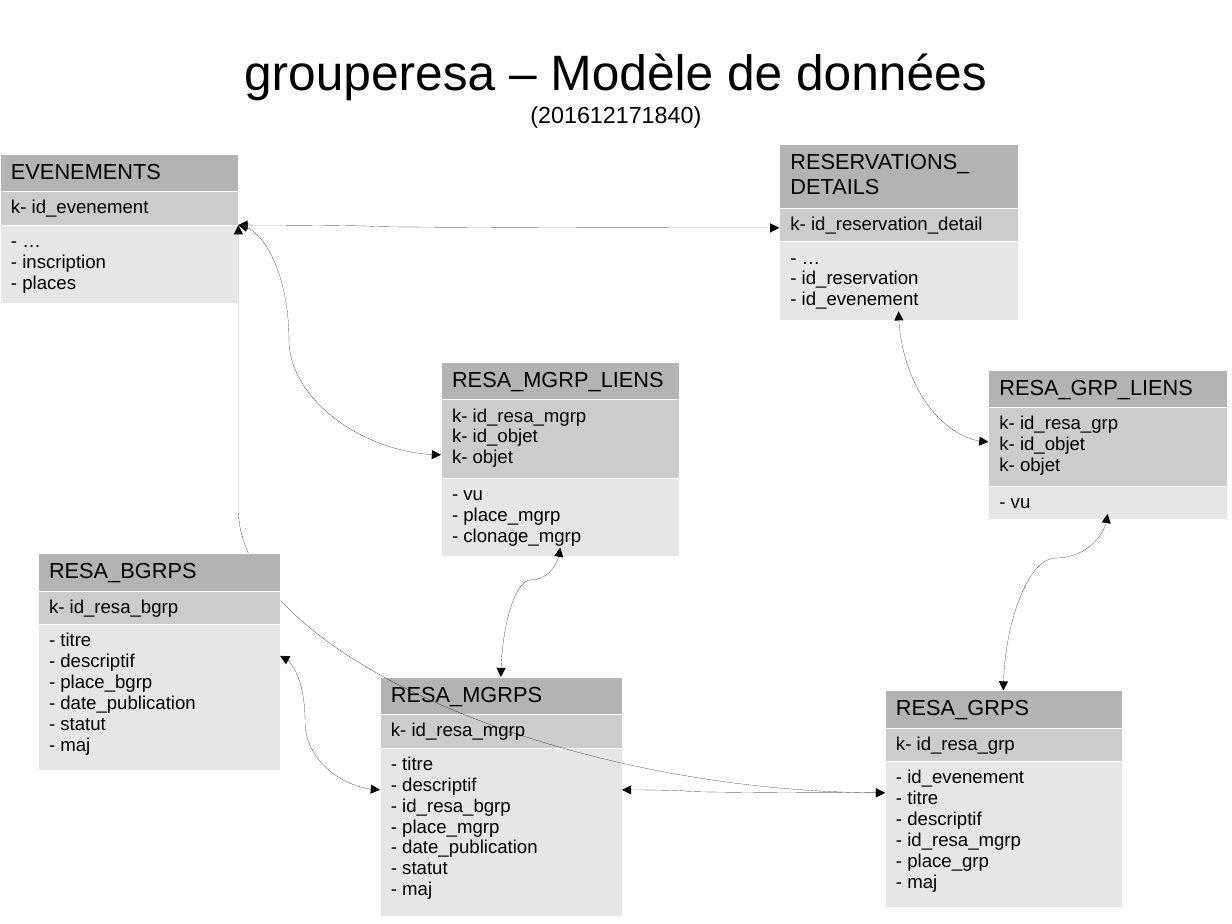
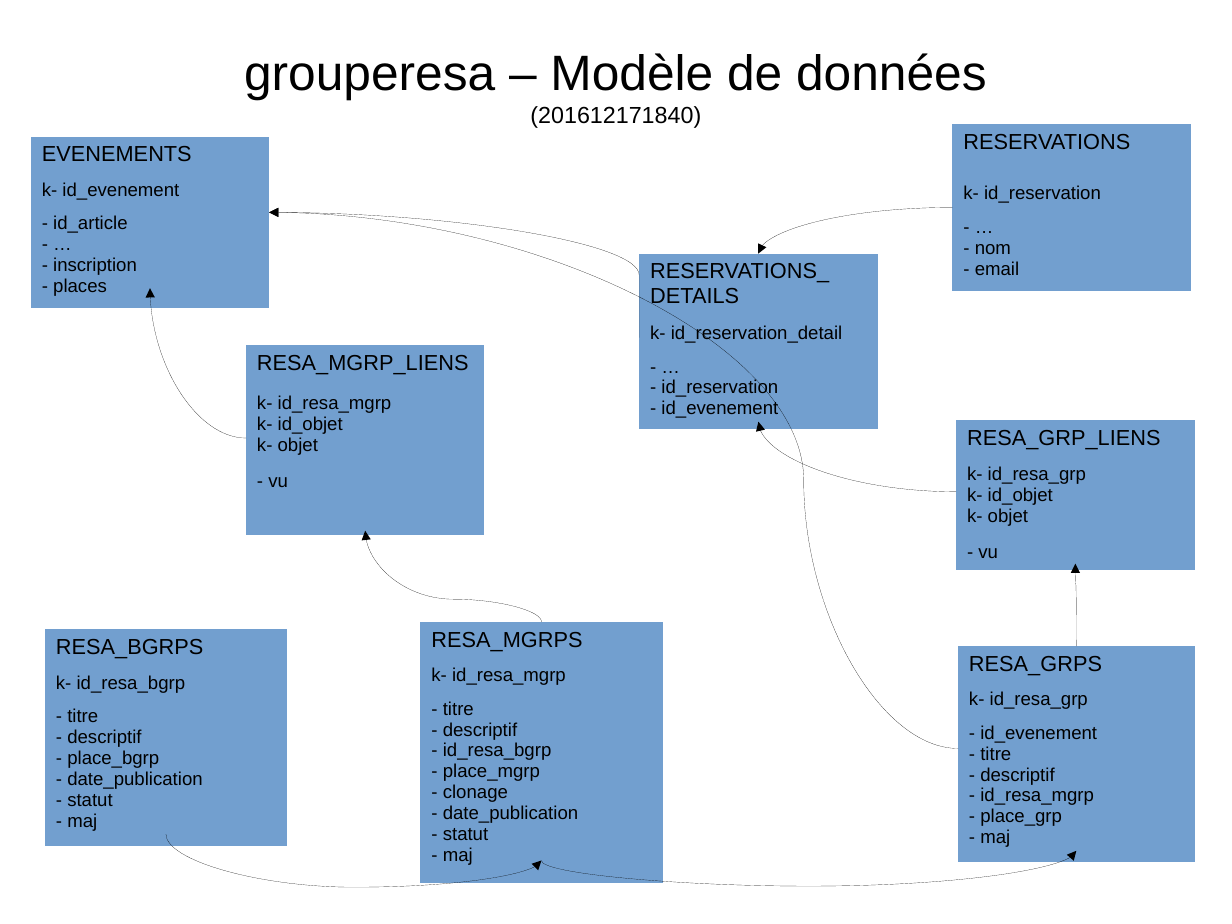
Before and after one commit to jean-remond/grouperesa, a slide deck: slide 1 of documentation/grouperesa-Bdd.odp. Drawn at 1232x924 pixels with LibreOffice and Linux fonts; fonts in the diff are those of the drawing. Boxes give left, top, right and bottom in pixels: in the first picture for what was removed or moved away, otherwise in the second. Text is boxed around its words. In the diff, an @@ line names an element or a change of style, - is before the commit and + after.

Commit message:
v1.6.0-Finalisation de l'extraction des données
Le squelette d'extraction des réservations est surchargé pour traiter les groupes.

```diff
--- a/documentation/grouperesa-Bdd.odp
+++ b/documentation/grouperesa-Bdd.odp
@@ table at (31, 136, 269, 300) @@
-row 3, column 1: - … / - inscription / - places
+row 3, column 1: - id_article / - … / - inscription / - places
@@ fill #B3B3B3 to #729FCF in row 1, column 1 @@
@@ fill #CCCCCC to #729FCF in row 2, column 1 @@
@@ fill #E6E6E6 to #729FCF in row 3, column 1 @@
@@ borders changed @@
@@ table: place and size @@
-table at (0, 154, 238, 297)
+table at (31, 136, 269, 300)
@@ table added at (953, 124, 1191, 291), 3 rows, 1 columns @@
+RESERVATIONS
+k- id_reservation
+- … / - nom / - email
@@ curved arrow added from (953, 208) to (759, 254), #000000 0 pt @@
@@ curved double arrow moved from (885, 793) - (238, 225) to (958, 749) - (269, 212) @@
@@ curved double arrow (958, 749) - (269, 212): curved double arrow to curved arrow @@
@@ curved double arrow moved from (238, 225) - (779, 228) to (269, 212) - (639, 338) @@
@@ curved double arrow (269, 212) - (639, 338): curved double arrow to curved arrow @@
@@ table at (639, 254, 878, 422) @@
@@ fill #B3B3B3 to #729FCF in row 1, column 1 @@
@@ fill #CCCCCC to #729FCF in row 2, column 1 @@
@@ fill #E6E6E6 to #729FCF in row 3, column 1 @@
@@ borders changed @@
@@ table: place and size @@
-table at (779, 144, 1017, 313)
+table at (639, 254, 878, 422)
@@ curved double arrow moved from (238, 225) - (442, 455) to (246, 438) - (150, 288) @@
@@ curved double arrow (246, 438) - (150, 288): curved double arrow to curved arrow @@
@@ table at (246, 345, 484, 531) @@
-row 3, column 1: - vu / - place_mgrp / - clonage_mgrp
+row 3, column 1: - vu
@@ fill #B3B3B3 to #729FCF in row 1, column 1 @@
@@ fill #CCCCCC to #729FCF in row 2, column 1 @@
@@ fill #E6E6E6 to #729FCF in row 3, column 1 @@
@@ borders changed @@
@@ table: place and size @@
-table at (442, 362, 680, 550)
+table at (246, 345, 484, 531)
@@ curved double arrow moved from (899, 311) - (988, 442) to (759, 421) - (957, 492) @@
@@ curved double arrow (759, 421) - (957, 492): curved double arrow to curved arrow @@
@@ table at (957, 420, 1195, 565) @@
@@ fill #B3B3B3 to #729FCF in row 1, column 1 @@
@@ fill #CCCCCC to #729FCF in row 2, column 1 @@
@@ fill #E6E6E6 to #729FCF in row 3, column 1 @@
@@ borders changed @@
@@ table: place and size @@
-table at (988, 370, 1226, 514)
+table at (957, 420, 1195, 565)
@@ curved arrow added from (542, 622) to (366, 531), #000000 0 pt @@
@@ curved double arrow moved from (1108, 514) - (1004, 691) to (1075, 563) - (1077, 646) @@
@@ curved double arrow (1075, 563) - (1077, 646): curved double arrow to curved arrow @@
@@ table at (45, 629, 287, 835) @@
@@ fill #B3B3B3 to #729FCF in row 1, column 1 @@
@@ fill #CCCCCC to #729FCF in row 2, column 1 @@
@@ fill #E6E6E6 to #729FCF in row 3, column 1 @@
@@ borders changed @@
@@ table: place and size @@
-table at (38, 553, 281, 759)
+table at (45, 629, 287, 835)
@@ table at (420, 622, 663, 869) @@
-row 3, column 1: - titre / - descriptif / - id_resa_bgrp / - place_mgrp / - date_publication / - statut / - maj
+row 3, column 1: - titre / - descriptif / - id_resa_bgrp / - place_mgrp / - clonage / - date_publication / - statut / - maj
@@ fill #B3B3B3 to #729FCF in row 1, column 1 @@
@@ fill #CCCCCC to #729FCF in row 2, column 1 @@
@@ fill #E6E6E6 to #729FCF in row 3, column 1 @@
@@ borders changed @@
@@ table: place and size @@
-table at (380, 677, 623, 903)
+table at (420, 622, 663, 869)
@@ curved double arrow removed from (281, 656) to (380, 790) @@
@@ table at (958, 646, 1195, 851) @@
@@ fill #B3B3B3 to #729FCF in row 1, column 1 @@
@@ fill #CCCCCC to #729FCF in row 2, column 1 @@
@@ fill #E6E6E6 to #729FCF in row 3, column 1 @@
@@ borders changed @@
@@ table: place and size @@
-table at (885, 691, 1122, 896)
+table at (958, 646, 1195, 851)
@@ curved double arrow moved from (560, 548) - (501, 677) to (167, 834) - (542, 861) @@
@@ curved double arrow (167, 834) - (542, 861): curved double arrow to curved arrow @@
@@ curved double arrow moved from (623, 790) - (885, 793) to (542, 861) - (1077, 851) @@
@@ curved double arrow (542, 861) - (1077, 851): curved double arrow to curved arrow @@
```
Also in this commit, not shown: 10 other files.
